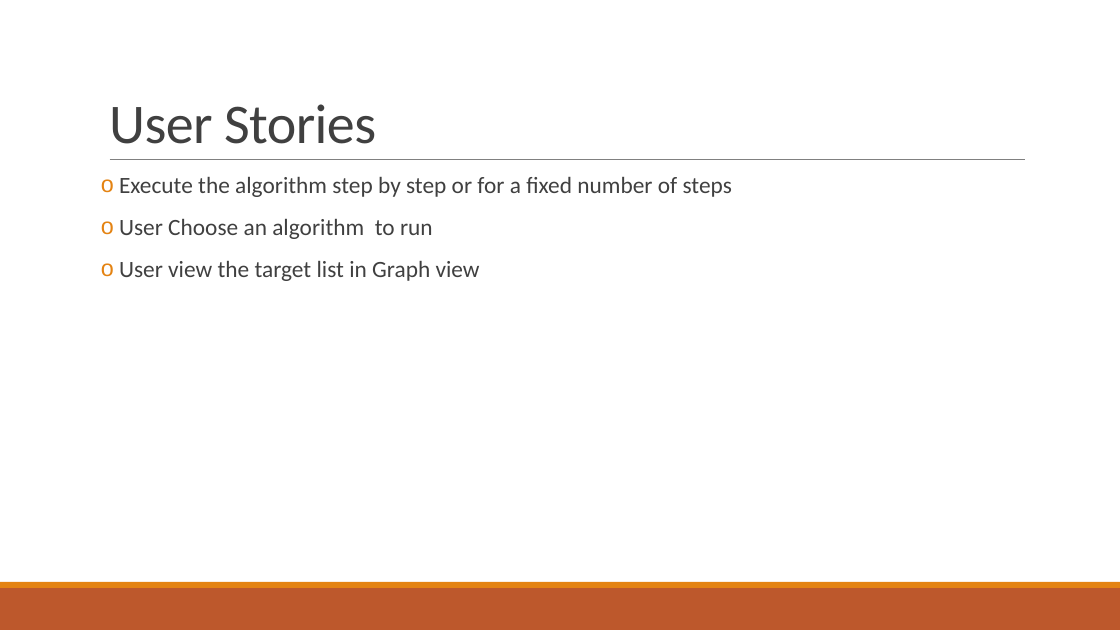
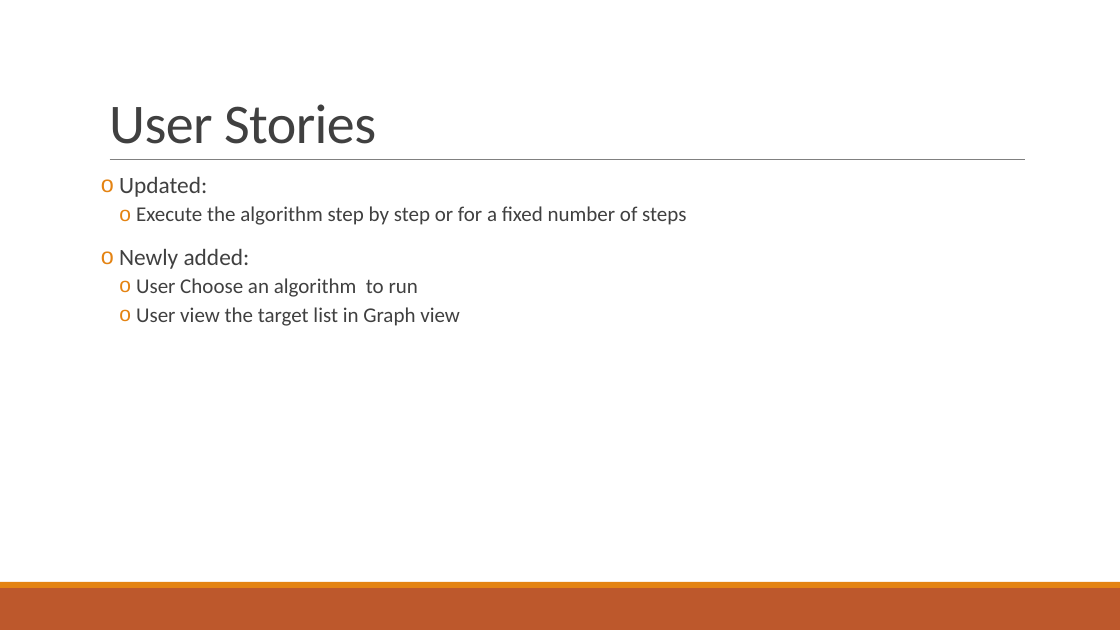
Before and after one commit to 2012215434/CS744, a slide deck: slide 4 of documents/set4/Presentation4.pptx. Drawn at 1120x630 pixels with LibreOffice and Linux fonts; fonts in the diff are those of the drawing. Boxes give left, top, right and bottom in pixels: in the first picture for what was removed or moved away, otherwise in the second. Text is boxed around its words. In the diff, an @@ line names an element or a change of style, - is before the commit and + after.

```diff
--- a/documents/set4/Presentation4.pptx
+++ b/documents/set4/Presentation4.pptx
@@ text at [119, 177, 207, 197]: paragraph added @@
+o Updated:
@@ text at [136, 206, 686, 326]: size 20 to 18 pt in "Execute the algorithm step by step or ...", "User Choose an algorithm to run", "User view the target list in Graph ..."; list level 1 to 2 in "Execute the algorithm step by ..."; list level 1 to 2 in "User Choose an algorithm to ..."; list level 1 to 2 in "User view the target list ..." @@
@@ text at [119, 249, 250, 269]: paragraph added @@
+o Newly added:
```
Also in this commit, not shown: 6 other slides changed, 2 other files.
